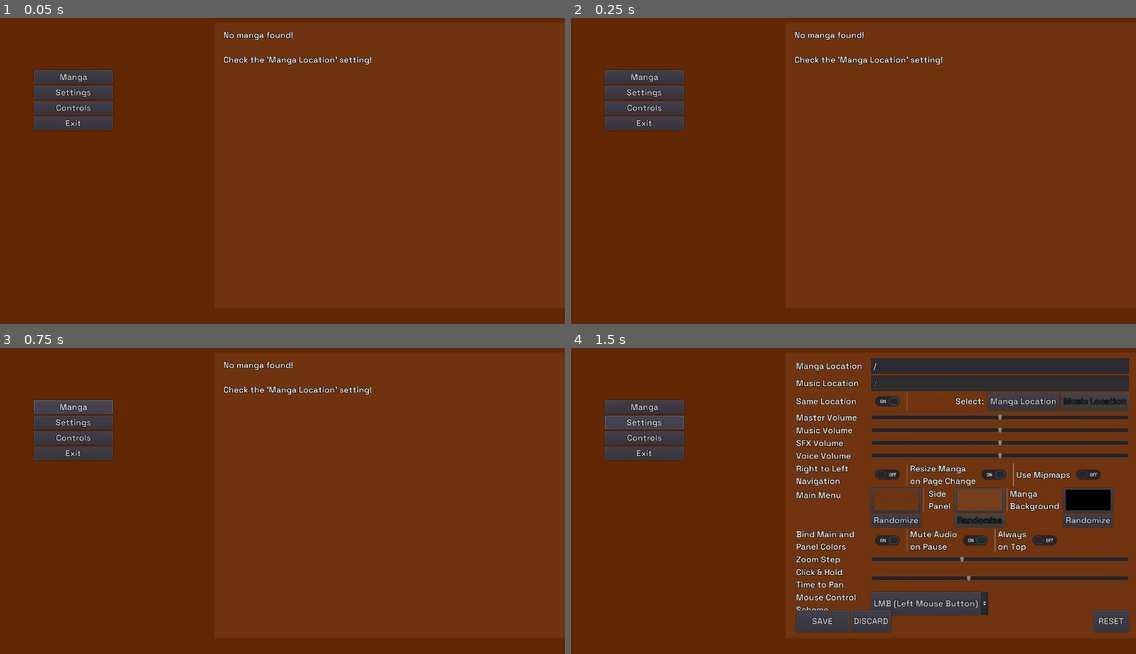
Above: before the commit, frames 1-4 (two rows, left to right).
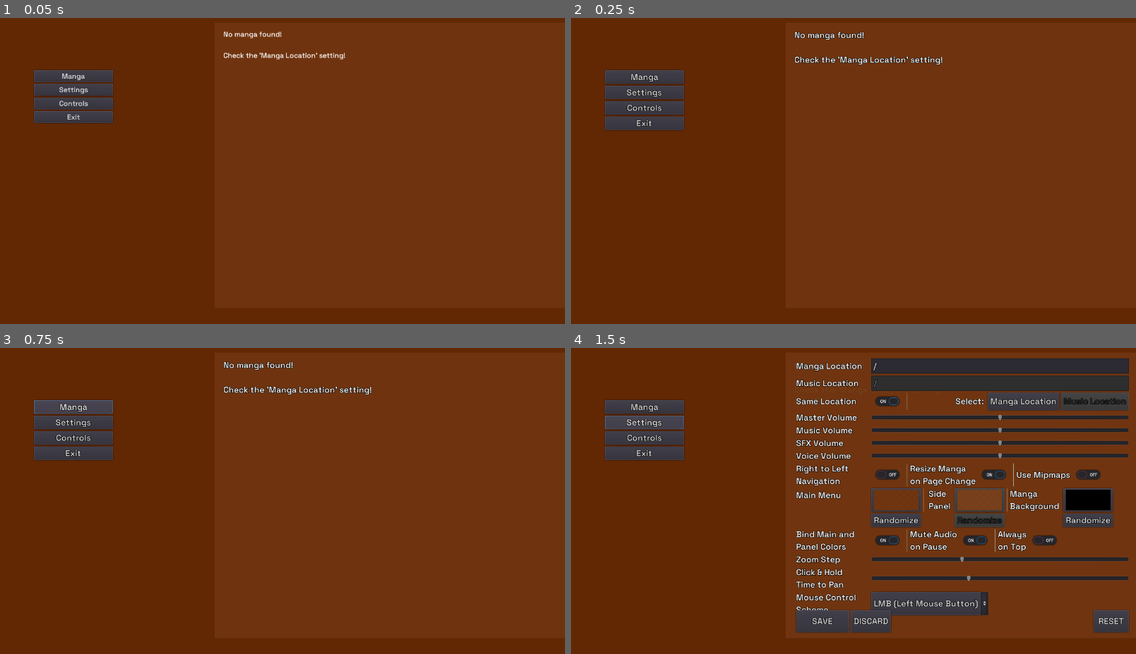
Above: after the commit, the same moments.

Repository: MrPoblin/Sound-Manga-Reader-Godot
Game: Godot game, scene res://Scenes/UI/Main.tscn
Two runs of this game, one before a commit and one after it. Both use one fixed random seed, a clock stepped at 60 frames per second and the inputs below. The engine's default icon, where the game draws it, is replaced by a stand-in: a white triangle on a blue panel in a dark square.
Inputs:
- Up to frame 1 (0.05 s): no input
- Up to frame 2 (0.25 s): no input
- Up to frame 3 (0.75 s): click "Manga" at 0.5 s
- Up to frame 4 (1.5 s): click "Settings" at 1.25 s

The runs differ from the first frame. In frame 1, 2.0% of the frame differs, in the area x 6-66%, y 4-37%; in frame 2, nothing differs; in frame 3, nothing differs; in frame 4, nothing differs.

Commit message:
Added a delay on resize

Diff:
--- a/Scripts/UI/Main.gd
+++ b/Scripts/UI/Main.gd
@@ -41,8 +41,14 @@
 	$Menu.visible = false
 	$Reader.visible = true
 
+var isPaused: bool = false
+
 func _on_Main_resized() -> void:
-	var newFont: int = int(sqrt(get_viewport_rect().size.y*get_viewport_rect().size.x)/50) #Choose the scale in settings?
-	if(font.size != newFont):
-		font.size = newFont
-		font.outline_size = newFont/18
+	if (!isPaused):
+		isPaused = true
+		yield(get_tree().create_timer(0.24), "timeout")
+		isPaused = false
+		var newFont: int = int(sqrt(get_viewport_rect().size.y*get_viewport_rect().size.x)/50) #Choose the scale in settings?
+		if(font.size != newFont):
+			font.size = newFont
+			font.outline_size = newFont/18
